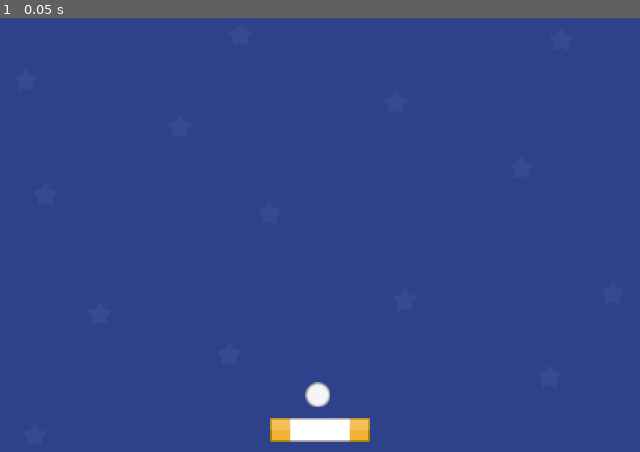
Above: before the commit, frame 1.
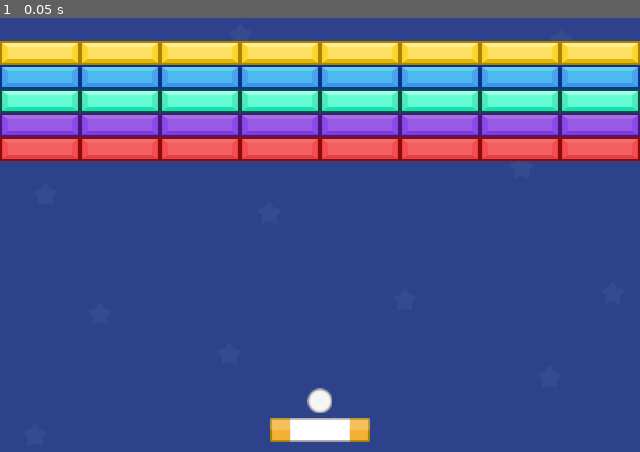
Above: after the commit, the same moment.

Repository: apprafael/arknoid
Game: Godot game, scene res://Scenes/level_1.tscn
Same seed, same stepped clock (60 frames per second), same inputs: the game is played once before the commit and once after it.
Inputs:
- Up to frame 1 (0.05 s): no input

The runs differ from the first frame. In frame 1, 28% of the frame differs, in the area x 0-100%, y 5-92%.

Commit message:
add blocks

Diff:
--- a/Scenes/block.tscn
+++ b/Scenes/block.tscn
@@ -1,15 +1,10 @@
-[gd_scene load_steps=3 format=3 uid="uid://cm4xx8ydf3wqm"]
-
-[ext_resource type="Texture2D" uid="uid://ca6oef2gvb7r" path="res://Sprites/BlueBlock.png" id="1_84r4w"]
+[gd_scene load_steps=2 format=3 uid="uid://cm4xx8ydf3wqm"]
 
 [sub_resource type="RectangleShape2D" id="RectangleShape2D_hylv3"]
 size = Vector2(80, 24)
 
 [node name="block" type="StaticBody2D"]
-position = Vector2(77, 143)
-
-[node name="Sprite2D" type="Sprite2D" parent="."]
-texture = ExtResource("1_84r4w")
 
 [node name="CollisionShape2D" type="CollisionShape2D" parent="."]
+position = Vector2(40, 12)
 shape = SubResource("RectangleShape2D_hylv3")
--- a/Scenes/level_1.tscn
+++ b/Scenes/level_1.tscn
@@ -1,15 +1,314 @@
-[gd_scene load_steps=4 format=3 uid="uid://cwph852upvovn"]
+[gd_scene load_steps=10 format=3 uid="uid://cwph852upvovn"]
 
 [ext_resource type="PackedScene" uid="uid://caxp46vei8bne" path="res://Scenes/environment.tscn" id="1_vqmxk"]
 [ext_resource type="PackedScene" uid="uid://fb6i2cwkem7q" path="res://Scenes/character_body_2d.tscn" id="2_4xsru"]
 [ext_resource type="PackedScene" uid="uid://cc141cqmwlg8c" path="res://Scenes/ball.tscn" id="3_eycgw"]
+[ext_resource type="PackedScene" uid="uid://cm4xx8ydf3wqm" path="res://Scenes/block.tscn" id="4_ukkly"]
+[ext_resource type="Texture2D" uid="uid://b2a8a5xs2ouh4" path="res://Sprites/RedBlock.png" id="5_8n4em"]
+[ext_resource type="Texture2D" uid="uid://c0yr833n8m7i2" path="res://Sprites/PurpleBlock.png" id="6_pshrq"]
+[ext_resource type="Texture2D" uid="uid://bs0jnjs7pweoy" path="res://Sprites/GreenBlock.png" id="7_6g1bl"]
+[ext_resource type="Texture2D" uid="uid://ca6oef2gvb7r" path="res://Sprites/BlueBlock.png" id="8_3k71e"]
+[ext_resource type="Texture2D" uid="uid://cseaqmxy6xml0" path="res://Sprites/YellowBlock.png" id="9_1eh2l"]
 
 [node name="Level1" type="Node2D"]
 
 [node name="Environment" parent="." instance=ExtResource("1_vqmxk")]
+metadata/_edit_lock_ = true
 
 [node name="Player" parent="." instance=ExtResource("2_4xsru")]
 position = Vector2(320, 437)
 
-[node name="Ball" parent="Player" instance=ExtResource("3_eycgw")]
-position = Vector2(-2, -35)
+[node name="Ball" parent="." instance=ExtResource("3_eycgw")]
+position = Vector2(320, 408)
+
+[node name="RedBlocks" type="Node2D" parent="."]
+
+[node name="block" parent="RedBlocks" instance=ExtResource("4_ukkly")]
+position = Vector2(0, 144)
+
+[node name="Sprite2D" type="Sprite2D" parent="RedBlocks/block"]
+texture = ExtResource("5_8n4em")
+centered = false
+
+[node name="block2" parent="RedBlocks" instance=ExtResource("4_ukkly")]
+position = Vector2(80, 144)
+
+[node name="Sprite2D" type="Sprite2D" parent="RedBlocks/block2"]
+texture = ExtResource("5_8n4em")
+centered = false
+
+[node name="block3" parent="RedBlocks" instance=ExtResource("4_ukkly")]
+position = Vector2(160, 144)
+
+[node name="Sprite2D" type="Sprite2D" parent="RedBlocks/block3"]
+texture = ExtResource("5_8n4em")
+centered = false
+
+[node name="block4" parent="RedBlocks" instance=ExtResource("4_ukkly")]
+position = Vector2(240, 144)
+
+[node name="Sprite2D" type="Sprite2D" parent="RedBlocks/block4"]
+texture = ExtResource("5_8n4em")
+centered = false
+
+[node name="block5" parent="RedBlocks" instance=ExtResource("4_ukkly")]
+position = Vector2(320, 144)
+
+[node name="Sprite2D" type="Sprite2D" parent="RedBlocks/block5"]
+texture = ExtResource("5_8n4em")
+centered = false
+
+[node name="block6" parent="RedBlocks" instance=ExtResource("4_ukkly")]
+position = Vector2(400, 144)
+
+[node name="Sprite2D" type="Sprite2D" parent="RedBlocks/block6"]
+texture = ExtResource("5_8n4em")
+centered = false
+
+[node name="block7" parent="RedBlocks" instance=ExtResource("4_ukkly")]
+position = Vector2(480, 144)
+
+[node name="Sprite2D" type="Sprite2D" parent="RedBlocks/block7"]
+texture = ExtResource("5_8n4em")
+centered = false
+
+[node name="block8" parent="RedBlocks" instance=ExtResource("4_ukkly")]
+position = Vector2(560, 144)
+
+[node name="Sprite2D" type="Sprite2D" parent="RedBlocks/block8"]
+texture = ExtResource("5_8n4em")
+centered = false
+
+[node name="PurpleBlocks" type="Node2D" parent="."]
+
+[node name="block9" parent="PurpleBlocks" instance=ExtResource("4_ukkly")]
+position = Vector2(0, 120)
+
+[node name="Sprite2D" type="Sprite2D" parent="PurpleBlocks/block9"]
+texture = ExtResource("6_pshrq")
+centered = false
+
+[node name="block10" parent="PurpleBlocks" instance=ExtResource("4_ukkly")]
+position = Vector2(80, 120)
+
+[node name="Sprite2D" type="Sprite2D" parent="PurpleBlocks/block10"]
+texture = ExtResource("6_pshrq")
+centered = false
+
+[node name="block11" parent="PurpleBlocks" instance=ExtResource("4_ukkly")]
+position = Vector2(160, 120)
+
+[node name="Sprite2D" type="Sprite2D" parent="PurpleBlocks/block11"]
+texture = ExtResource("6_pshrq")
+centered = false
+
+[node name="block12" parent="PurpleBlocks" instance=ExtResource("4_ukkly")]
+position = Vector2(240, 120)
+
+[node name="Sprite2D" type="Sprite2D" parent="PurpleBlocks/block12"]
+texture = ExtResource("6_pshrq")
+centered = false
+
+[node name="block13" parent="PurpleBlocks" instance=ExtResource("4_ukkly")]
+position = Vector2(320, 120)
+
+[node name="Sprite2D" type="Sprite2D" parent="PurpleBlocks/block13"]
+texture = ExtResource("6_pshrq")
+centered = false
+
+[node name="block14" parent="PurpleBlocks" instance=ExtResource("4_ukkly")]
+position = Vector2(400, 120)
+
+[node name="Sprite2D" type="Sprite2D" parent="PurpleBlocks/block14"]
+texture = ExtResource("6_pshrq")
+centered = false
+
+[node name="block15" parent="PurpleBlocks" instance=ExtResource("4_ukkly")]
+position = Vector2(480, 120)
+
+[node name="Sprite2D" type="Sprite2D" parent="PurpleBlocks/block15"]
+texture = ExtResource("6_pshrq")
+centered = false
+
+[node name="block16" parent="PurpleBlocks" instance=ExtResource("4_ukkly")]
+position = Vector2(560, 120)
+
+[node name="Sprite2D" type="Sprite2D" parent="PurpleBlocks/block16"]
+texture = ExtResource("6_pshrq")
+centered = false
+
+[node name="GreenBlocks" type="Node2D" parent="."]
+position = Vector2(560, 120)
+
+[node name="block17" parent="GreenBlocks" instance=ExtResource("4_ukkly")]
+position = Vector2(-560, -24)
+
+[node name="Sprite2D" type="Sprite2D" parent="GreenBlocks/block17"]
+texture = ExtResource("7_6g1bl")
+centered = false
+
+[node name="block18" parent="GreenBlocks" instance=ExtResource("4_ukkly")]
+position = Vector2(-480, -24)
+
+[node name="Sprite2D" type="Sprite2D" parent="GreenBlocks/block18"]
+texture = ExtResource("7_6g1bl")
+centered = false
+
+[node name="block19" parent="GreenBlocks" instance=ExtResource("4_ukkly")]
+position = Vector2(-400, -24)
+
+[node name="Sprite2D" type="Sprite2D" parent="GreenBlocks/block19"]
+texture = ExtResource("7_6g1bl")
+centered = false
+
+[node name="block20" parent="GreenBlocks" instance=ExtResource("4_ukkly")]
+position = Vector2(-320, -24)
+
+[node name="Sprite2D" type="Sprite2D" parent="GreenBlocks/block20"]
+texture = ExtResource("7_6g1bl")
+centered = false
+
+[node name="block21" parent="GreenBlocks" instance=ExtResource("4_ukkly")]
+position = Vector2(-240, -24)
+
+[node name="Sprite2D" type="Sprite2D" parent="GreenBlocks/block21"]
+texture = ExtResource("7_6g1bl")
+centered = false
+
+[node name="block22" parent="GreenBlocks" instance=ExtResource("4_ukkly")]
+position = Vector2(-160, -24)
+
+[node name="Sprite2D" type="Sprite2D" parent="GreenBlocks/block22"]
+texture = ExtResource("7_6g1bl")
+centered = false
+
+[node name="block23" parent="GreenBlocks" instance=ExtResource("4_ukkly")]
+position = Vector2(-80, -24)
+
+[node name="Sprite2D" type="Sprite2D" parent="GreenBlocks/block23"]
+texture = ExtResource("7_6g1bl")
+centered = false
+
+[node name="block24" parent="GreenBlocks" instance=ExtResource("4_ukkly")]
+position = Vector2(0, -24)
+
+[node name="Sprite2D" type="Sprite2D" parent="GreenBlocks/block24"]
+texture = ExtResource("7_6g1bl")
+centered = false
+
+[node name="BlueBlocks" type="Node2D" parent="."]
+
+[node name="block25" parent="BlueBlocks" instance=ExtResource("4_ukkly")]
+position = Vector2(0, 72)
+
+[node name="Sprite2D" type="Sprite2D" parent="BlueBlocks/block25"]
+texture = ExtResource("8_3k71e")
+centered = false
+
+[node name="block26" parent="BlueBlocks" instance=ExtResource("4_ukkly")]
+position = Vector2(80, 72)
+
+[node name="Sprite2D" type="Sprite2D" parent="BlueBlocks/block26"]
+texture = ExtResource("8_3k71e")
+centered = false
+
+[node name="block27" parent="BlueBlocks" instance=ExtResource("4_ukkly")]
+position = Vector2(160, 72)
+
+[node name="Sprite2D" type="Sprite2D" parent="BlueBlocks/block27"]
+texture = ExtResource("8_3k71e")
+centered = false
+
+[node name="block28" parent="BlueBlocks" instance=ExtResource("4_ukkly")]
+position = Vector2(240, 72)
+
+[node name="Sprite2D" type="Sprite2D" parent="BlueBlocks/block28"]
+texture = ExtResource("8_3k71e")
+centered = false
+
+[node name="block29" parent="BlueBlocks" instance=ExtResource("4_ukkly")]
+position = Vector2(320, 72)
+
+[node name="Sprite2D" type="Sprite2D" parent="BlueBlocks/block29"]
+texture = ExtResource("8_3k71e")
+centered = false
+
+[node name="block30" parent="BlueBlocks" instance=ExtResource("4_ukkly")]
+position = Vector2(400, 72)
+
+[node name="Sprite2D" type="Sprite2D" parent="BlueBlocks/block30"]
+texture = ExtResource("8_3k71e")
+centered = false
+
+[node name="block31" parent="BlueBlocks" instance=ExtResource("4_ukkly")]
+position = Vector2(480, 72)
+
+[node name="Sprite2D" type="Sprite2D" parent="BlueBlocks/block31"]
+texture = ExtResource("8_3k71e")
+centered = false
+
+[node name="block32" parent="BlueBlocks" instance=ExtResource("4_ukkly")]
+position = Vector2(560, 72)
+
+[node name="Sprite2D" type="Sprite2D" parent="BlueBlocks/block32"]
+texture = ExtResource("8_3k71e")
+centered = false
+
+[node name="YellowBlocks" type="Node2D" parent="."]
+position = Vector2(560, 72)
+
+[node name="block33" parent="YellowBlocks" instance=ExtResource("4_ukkly")]
+position = Vector2(-560, -24)
+
+[node name="Sprite2D" type="Sprite2D" parent="YellowBlocks/block33"]
+texture = ExtResource("9_1eh2l")
+centered = false
+
+[node name="block34" parent="YellowBlocks" instance=ExtResource("4_ukkly")]
+position = Vector2(-480, -24)
+
+[node name="Sprite2D" type="Sprite2D" parent="YellowBlocks/block34"]
+texture = ExtResource("9_1eh2l")
+centered = false
+
+[node name="block35" parent="YellowBlocks" instance=ExtResource("4_ukkly")]
+position = Vector2(-400, -24)
+
+[node name="Sprite2D" type="Sprite2D" parent="YellowBlocks/block35"]
+texture = ExtResource("9_1eh2l")
+centered = false
+
+[node name="block36" parent="YellowBlocks" instance=ExtResource("4_ukkly")]
+position = Vector2(-320, -24)
+
+[node name="Sprite2D" type="Sprite2D" parent="YellowBlocks/block36"]
+texture = ExtResource("9_1eh2l")
+centered = false
+
+[node name="block37" parent="YellowBlocks" instance=ExtResource("4_ukkly")]
+position = Vector2(-240, -24)
+
+[node name="Sprite2D" type="Sprite2D" parent="YellowBlocks/block37"]
+texture = ExtResource("9_1eh2l")
+centered = false
+
+[node name="block38" parent="YellowBlocks" instance=ExtResource("4_ukkly")]
+position = Vector2(-160, -24)
+
+[node name="Sprite2D" type="Sprite2D" parent="YellowBlocks/block38"]
+texture = ExtResource("9_1eh2l")
+centered = false
+
+[node name="block39" parent="YellowBlocks" instance=ExtResource("4_ukkly")]
+position = Vector2(-80, -24)
+
+[node name="Sprite2D" type="Sprite2D" parent="YellowBlocks/block39"]
+texture = ExtResource("9_1eh2l")
+centered = false
+
+[node name="block40" parent="YellowBlocks" instance=ExtResource("4_ukkly")]
+position = Vector2(0, -24)
+
+[node name="Sprite2D" type="Sprite2D" parent="YellowBlocks/block40"]
+texture = ExtResource("9_1eh2l")
+centered = false
